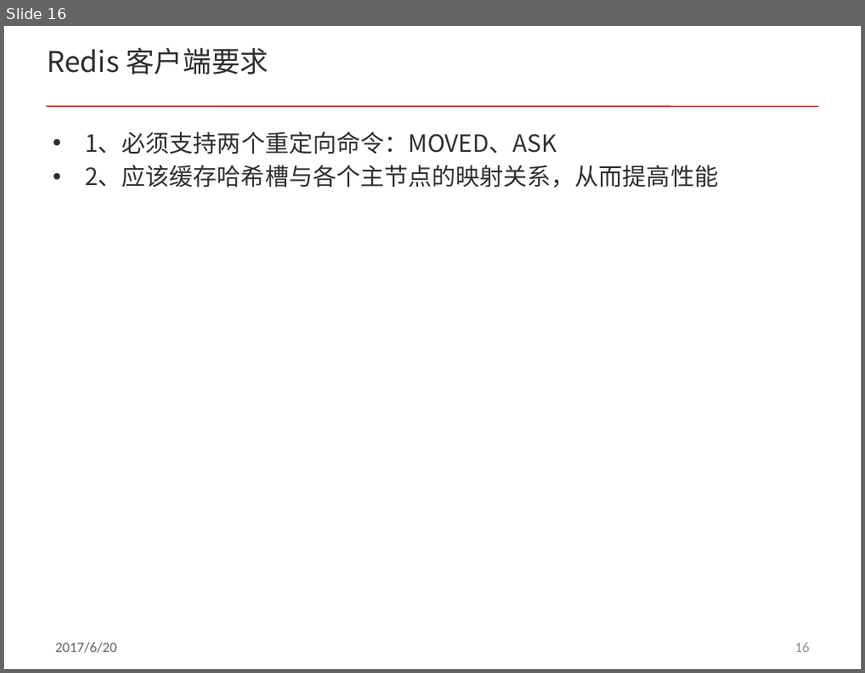
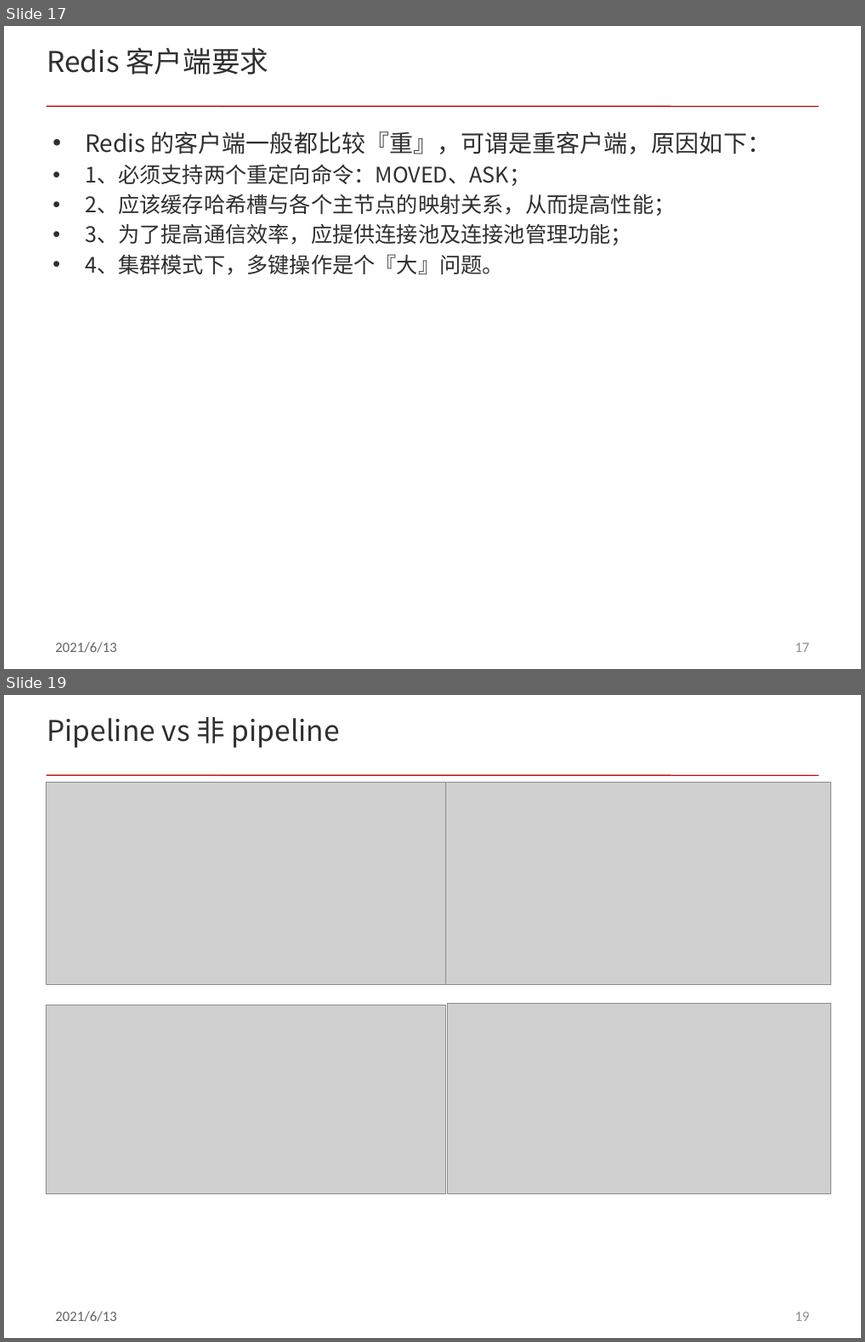
Before and after one commit to acl-dev/acl, a slide deck: doc/redis_cluster.pptx. Shown one above the other, each under a label of ours: slide 16 before the commit, slides 17 and 19 after it; the slides between them are not shown. The pictures are 865x673 and 865x1342 pixels, drawn with LibreOffice and Linux fonts; fonts in the diff are those of the drawing; grey boxes stand for pictures. Boxes give left, top, right and bottom in pixels: in the first picture for what was removed or moved away, otherwise in the second. Text is boxed around its words. In the diff, an @@ line names an element or a change of style, - is before the commit and + after.

Commit message:
modify redis doc

```diff
--- a/doc/redis_cluster.pptx
+++ b/doc/redis_cluster.pptx
@@ slide 19 added at bbox=[4, 695, 861, 1338], background #FFFFFF; not listed: 3 template elements that a slide beside it also shows @@
@@ title added at bbox=[46, 717, 340, 748], 24 pt, text #303030 @@
+Pipeline vs 非 pipeline
@@ picture added at bbox=[46, 782, 446, 985] @@
@@ picture added at bbox=[446, 782, 831, 985] @@
@@ picture added at bbox=[46, 1005, 446, 1193] @@
@@ picture added at bbox=[448, 1003, 831, 1193] @@
@@ what was slide 16 is now slide 17 @@
@@ slide 17 changed as well @@
@@ text at bbox=[85, 131, 771, 275]: text changed; size 20 to 18 pt @@
-• 1、必须支持两个重定向命令：MOVED、ASK
-• 2、应该缓存哈希槽与各个主节点的映射关系，从而提高性能
+• Redis 的客户端一般都比较『重』，可谓是重客户端，原因如下：
+• 1、必须支持两个重定向命令：MOVED、ASK；
+• 2、应该缓存哈希槽与各个主节点的映射关系，从而提高性能；
+• 3、为了提高通信效率，应提供连接池及连接池管理功能；
+• 4、集群模式下，多键操作是个『大』问题。
@@ text at bbox=[55, 641, 116, 652]: text changed @@
-2017/6/20
+2021/6/13
@@ page number at bbox=[794, 642, 809, 652]: text changed @@
-16
+17
```
Also in this commit, not shown: 23 other slides changed, 2 other slides added.
